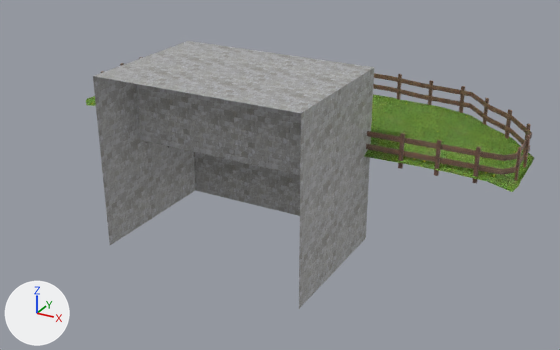
Before and after pictures for a commit that changed the Blender file Models/main.blend.
Before and after are seen from a 50 mm lens placed at (20.9, -31.8, 15.4), pointed at (0.8, 4.7, -2.8). Arrows for +X, +Y and +Z are at lower left; the lights stay in place.

Names of what the first picture shows: 'Fence', 'Outside', 'Plane'.
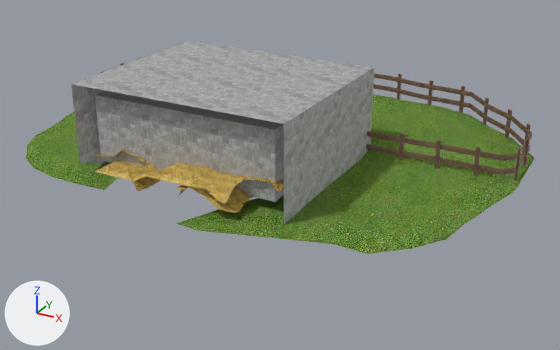
Where the change shows, as pixel boxes [x1, y1, x2, y2] in the pictures (560 x 350 px):
'Plane', reshaped (8% wider, 32% shorter)
    before: [93, 41, 374, 309]
    after: [71, 41, 374, 224]
'Outside', reshaped (14% wider, 63% taller)
    before: [86, 94, 534, 192]
    after: [25, 94, 534, 254]
'TreasurePlane', added (yellow)
    after: [94, 150, 284, 213]
part 2 of me_plane_001, built on (green)
    after: [25, 112, 118, 190]
part 3 of me_plane_001, added (green)
    after: [176, 158, 511, 254]
part 4 of me_plane_001, surface changed
    before: [86, 96, 96, 106]

The edits, one by one:
Picture 'coins.png' (img_coins_png) is new.
Material 'CoinsMat' (mat_coinsmat) is new.
Its texture is img_coins_png.
Its roughness is 0.553.
me_plane is used by ob_plane; location (0.07, -0.01, -0.01); rotation (0.0, 0.0, 3.142), in degrees (0, 0, 180); scale (5.14, 5.14, 5.14).
Verts and faces of me_plane; kept vertices keep their numbers, new ones are numbered from 36.
Before the commit, vertices of me_plane: 2 (-1.0, 0.08, 0.0), 3 (1.0, 0.08, 0.0) at pixel (141, 140), 4 (-1.0, 0.08, 0.69), 7 (1.0, 0.08, 0.69), 20 (-1.0, -1.08, -1.09).
Before the commit, vertices of me_plane: 21 (1.0, -1.08, -1.09) at pixel (205, 192), 22 (1.15, -1.08, -1.09) at pixel (195, 190), 23 (-1.17, -1.08, -1.17) at pixel (365, 238), 26 (1.15, 0.55, 0.0) at pixel (100, 152), 27 (-1.17, 0.55, 0.0) at pixel (300, 198).
Before the commit, vertices of me_plane: 28 (-1.17, 0.55, 0.69) at pixel (300, 127), 29 (1.15, 0.55, 0.69) at pixel (94, 88), 30 (-1.0, 0.55, 0.81) at pixel (284, 110), 31 (1.0, 0.55, 0.81) at pixel (104, 78), 32 (-1.17, 0.55, 0.81) at pixel (301, 113).
Before the commit, vertices of me_plane: 33 (1.15, 0.55, 0.81) at pixel (92, 76), 34 (1.15, 0.55, -1.09) at pixel (109, 245), 35 (-1.17, 0.55, -1.17) at pixel (298, 309).
me_plane had 36 vertices, 26 faces and spanned x -1.17..1.15, y -3.31..0.55, z -1.17..0.81.
me_plane now has 40 vertices, 30 faces and spans x -1.17..1.15, y -3.31..0.86, z -0.14..0.81.
Part 1, on me_plane:
Faces deleted: (2, 3, 7, 4).
Vertices 20, 21, 22, 34 move by (0.0, 0.0, 0.95).
Vertices 26 to 33 move by (0.0, 0.31, 0.0).
Vertex 23 moves to (-1.17, -1.08, -0.14).
Vertex 35 moves to (-1.17, 0.86, -0.14).
New vertices 36 to 39 stand at vertices 2, 3, 4, 7, in that order, plus (0.0, 0.64, 0.0).
New faces: (2, 36, 38, 4), (36, 37, 39, 38), (3, 7, 39, 37) (mat_wall (picture img_wall_jpg)).
New faces: (4, 38, 39, 7) (mat_ceiling (picture img_ceiling_jpg)).
New faces: (2, 3, 37, 36) (mat_floor (picture img_floor_jpg)).
me_plane_001 is used by ob_outside; location (0.07, -0.01, -0.01); rotation (0.0, 0.0, 3.142), in degrees (0, 0, 180); scale (5.14, 5.14, 5.14).
me_plane_001 had 249 vertices, 237 faces and spanned x -2.8..2.86, y -3.09..-0.87, z -0.26..0.0.
me_plane_001 now has 309 vertices, 287 faces and spans x -2.8..2.86, y -3.09..1.39, z -0.26..0.0.
Part 2, on me_plane_001:
1 vertex is removed from x 2.86, y -1.08, z -0.16.
3 vertices move from x 2.84..2.86, y -1.26..-1.08, z -0.16 to x 2.74..2.79, y -1.27..-1.08, z -0.16.
20 vertices are added at x 0.68..2.75, y -1.13..1.1, z -0.21..-0.11.
5 new vertices lie (0.06, -0.45, 0.0) away from vertices in x 0.85..2.56, y 0.14..0.2, z -0.21..-0.11.
20 new faces join them.
Part 3, on me_plane_001:
31 vertices are added at x -2.64..-0.24, y -0.61..1.39, z -0.22..-0.1.
5 new vertices lie (0.22, 0.31, 0.0) away from vertices in x -2.49..-1.11, y 0.26..0.34, z -0.22..-0.1.
30 new faces join them.
me_plane_001 part 4: 4 kept faces spanning x 2.42..2.8, y -1.47..-0.93, z -0.21..-0.06 get new texture (UV) coordinates.
Mesh me_mesh_027 is new.
It has 248 vertices, 187 faces, 15 loose edges and spans x -3.82..4.0, y -2.54..1.79, z -0.33..0.75.
It uses material mat_coinsmat (picture img_coins_png).
Object 'TreasurePlane' (ob_treasureplane) is new; it shows me_mesh_027.
Its location is (0.0, -2.82, 0.0).
Its scale is (1.39, 1.39, 1.39).
